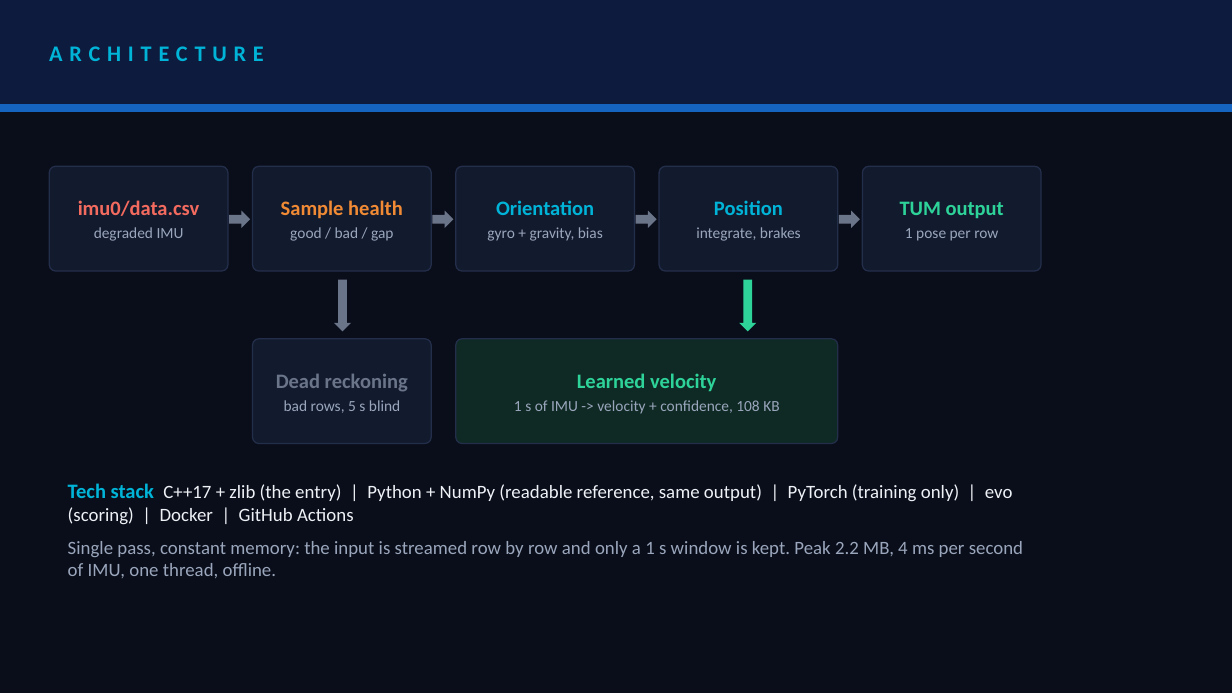
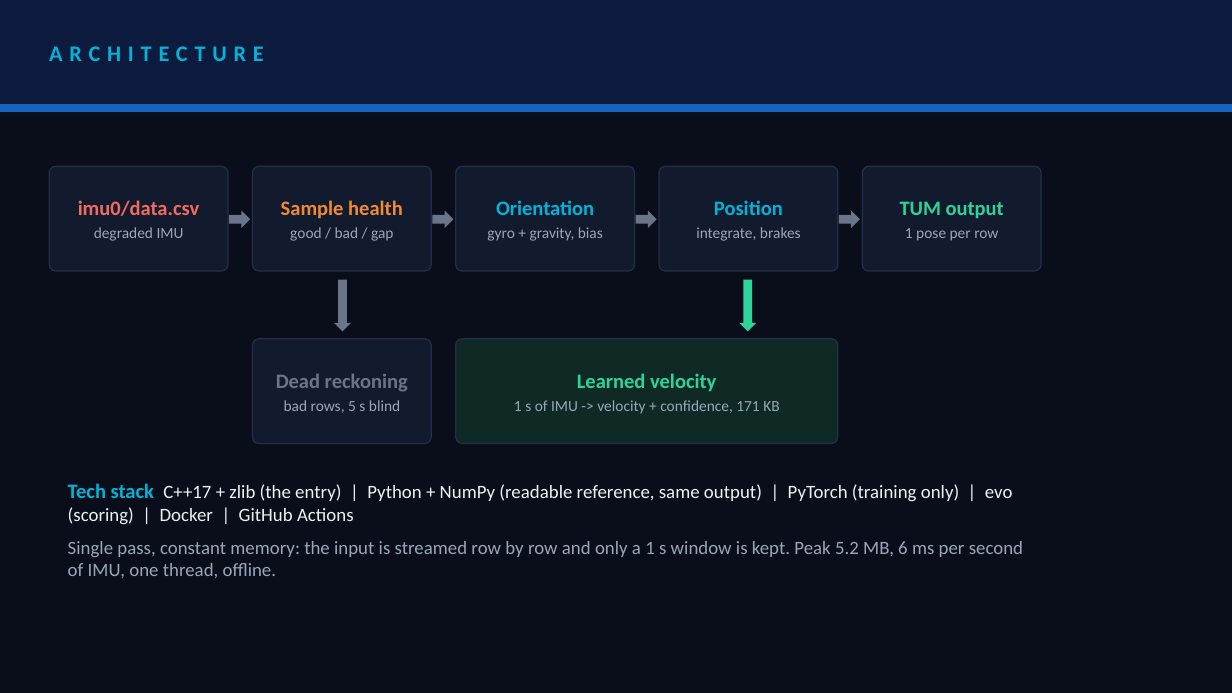
Before and after one commit to rehaanajani/pathfinder-xr, a slide deck: slide 4 of deck/SRMIST_CaliforniaBurrito.pptx. Drawn at 1232x693 pixels with LibreOffice and Linux fonts; fonts in the diff are those of the drawing. Boxes give left, top, right and bottom in pixels: in the first picture for what was removed or moved away, otherwise in the second. Text is boxed around its words. In the diff, an @@ line names an element or a change of style, - is before the commit and + after.

Commit message:
Updated the README and the deck to the AirIO network: held-out ATE 3.08 m, 42,716 parameters, 5.2 MB / 6 ms measured on Windows, and its limits

```diff
--- a/deck/SRMIST_CaliforniaBurrito.pptx
+++ b/deck/SRMIST_CaliforniaBurrito.pptx
@@ text at bbox=[514, 400, 779, 414]: text changed @@
-1 s of IMU -> velocity + confidence, 108 KB
+1 s of IMU -> velocity + confidence, 171 KB
@@ text at bbox=[68, 541, 1023, 578]: text changed @@
-Single pass, constant memory: the input is streamed row by row and only a 1 s window is kept. Peak 2.2 MB, 4 ms per second of IMU, one thread, offline.
+Single pass, constant memory: the input is streamed row by row and only a 1 s window is kept. Peak 5.2 MB, 6 ms per second of IMU, one thread, offline.
```
Also in this commit, not shown: 4 other slides changed, 3 other files.
